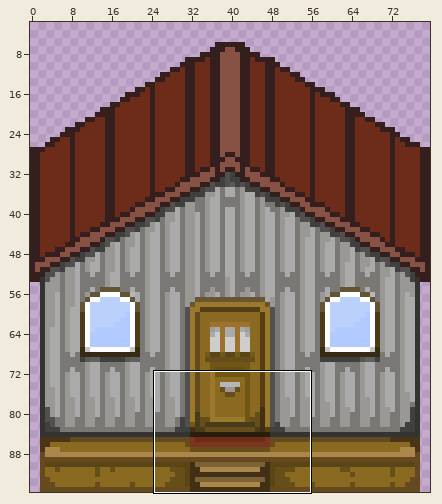
A sprite sheet gets an edit: Assets/Sprites/Wall Tilemaps/homewall.png. The first picture is a wide view before the edit; the outline marks the close-up.
Close-up. Old version:
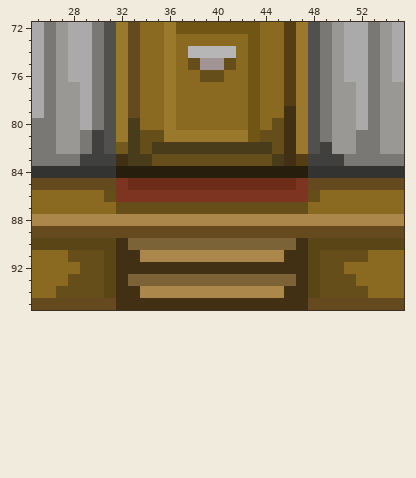
The file is 80x96 pixels. Colours within 5 levels of each other are drawn and written as one. Shown: x 25..55, y 72..95. The wide view leaves out empty margins.
The same view after the edit:
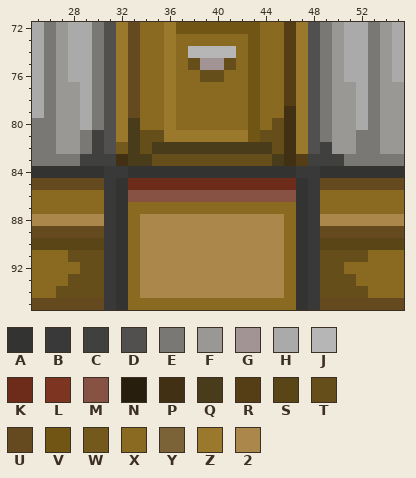
Palette (. is transparent): A #333331  B #393939  C #40403e  D #51504f  E #797875  F #9a9895  G #a29494  H #aaaaaa  J #b6b6b6  K #6d2b1a  L #7d3522  M #875244  N #281e0d  P #423015  Q #493c1b  R #553d16  S #5a4516  T #654e19  U #654a1f  V #715515  W #73591c  X #8a6a21  Y #7c6237  Z #9a782c  2 #ac874c
Difference:
Changed rows in their new state; - is an unchanged pixel.
first column x 31:
84 BBAAAAAAAAAAAAAABB
85 BA--------------AB
86 BAMMMMMMMMMMMMMMAB
87 BAXXXXXXXXXXXXXXAB
88 BAX------------XAB
89 BAX222222222222XAB
90 BAX222222222222XAB
91 BAX------------XAB
92 BAX222222222222XAB
93 BAX222222222222XAB
94 BAX------------XAB
95 BAXXXXXXXXXXXXXXAB
Boxes around the changes in both close-ups, in picture pixels (x1, y1, x2, y2):
changed: (104, 166, 320, 310)
